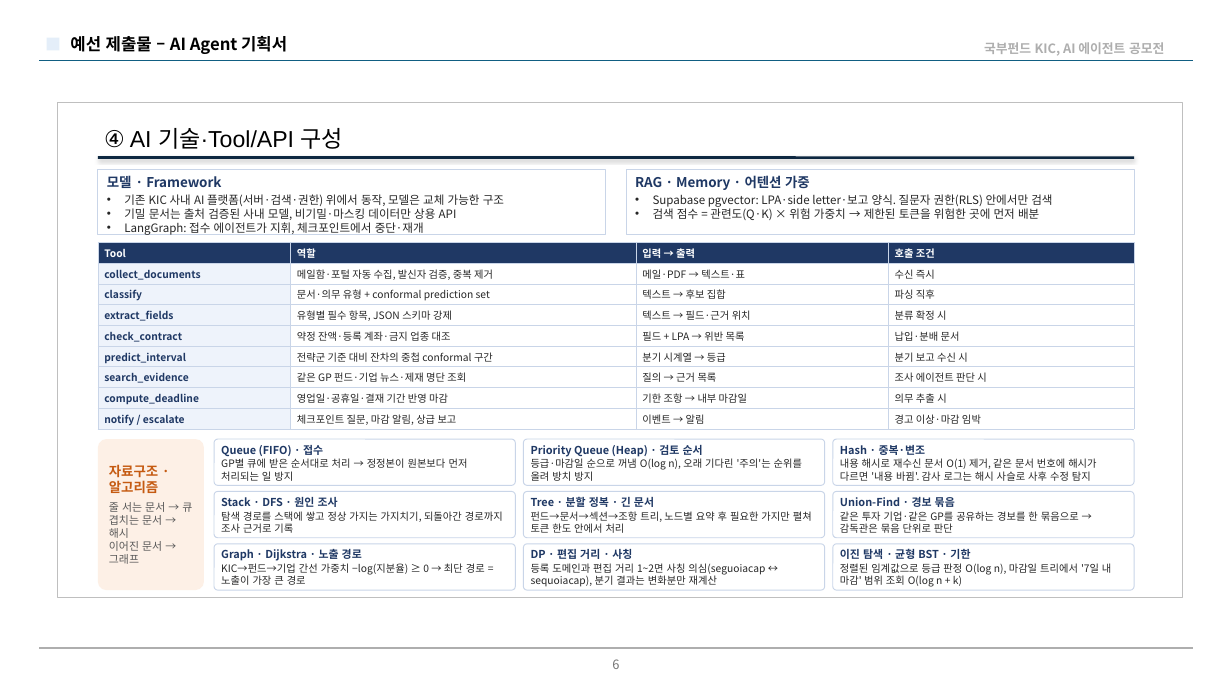
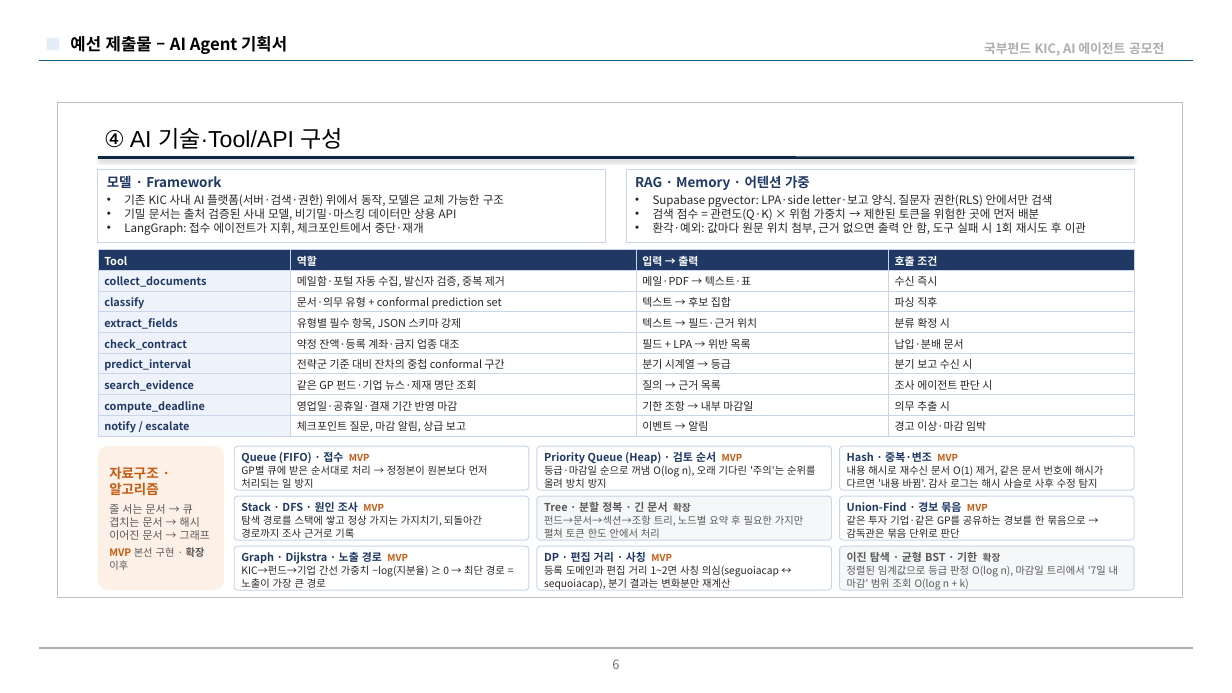
Before and after one commit to Chaewon-Park-STUDY/KIC-AI-Agent-2026, a slide deck: slide 6 of docs/proposal/HumanSight_proposal_draft_v7.pptx. Drawn at 1232x693 pixels with LibreOffice and Linux fonts; fonts in the diff are those of the drawing; background and template pictures are left out. Boxes give left, top, right and bottom in pixels: in the first picture for what was removed or moved away, otherwise in the second. Text is boxed around its words. In the diff, an @@ line names an element or a change of style, - is before the commit and + after.

```diff
--- a/docs/proposal/HumanSight_proposal_draft_v7.pptx
+++ b/docs/proposal/HumanSight_proposal_draft_v7.pptx
@@ rectangle "모델 · Framework": place and size @@
-rectangle "모델 · Framework" at [98,170,606,235]
+rectangle "모델 · Framework" at [98,170,606,243]
@@ rectangle "RAG · Memory · 어텐션 ...": place and size @@
-rectangle "RAG · Memory · 어텐션 ..." at [627,170,1135,235]
+rectangle "RAG · Memory · 어텐션 ..." at [627,170,1135,243]
@@ text in rectangle at [653,222,1086,234]: paragraph added @@
+• 환각·예외: 값마다 원문 위치 첨부, 근거 없으면 출력 안 함, 도구 실패 시 1회 재시도 후 이관
@@ table at [98,250,1134,437] @@
@@ size 8 to 8.5 pt @@
@@ table: place and size @@
-table at [98,242,1134,430]
+table at [98,250,1134,437]
@@ rounded rectangle "자료구조 · 알고리즘": place and size @@
-rounded rectangle "자료구조 · 알고리즘" at [98,439,204,590]
+rounded rectangle "자료구조 · 알고리즘" at [98,446,225,591]
@@ rounded rectangle "Queue (FIFO) · 접수 MVP": place and size @@
-rounded rectangle "Queue (FIFO) · 접수 MVP" at [214,439,516,485]
+rounded rectangle "Queue (FIFO) · 접수 MVP" at [235,446,530,491]
@@ rounded rectangle "Priority Queue (Heap) · 검토 ...": place and size @@
-rounded rectangle "Priority Queue (Heap) · 검토 ..." at [524,439,825,485]
+rounded rectangle "Priority Queue (Heap) · 검토 ..." at [537,446,832,491]
@@ rounded rectangle "Hash · 중복·변조 MVP": place and size @@
-rounded rectangle "Hash · 중복·변조 MVP" at [833,439,1134,485]
+rounded rectangle "Hash · 중복·변조 MVP" at [840,446,1135,491]
@@ text in rounded rectangle at [241,452,370,463]: text changed @@
-Queue (FIFO) · 접수
+Queue (FIFO) · 접수 MVP
@@ text in rounded rectangle at [544,452,743,464]: text changed @@
-Priority Queue (Heap) · 검토 순서
+Priority Queue (Heap) · 검토 순서 MVP
@@ text in rounded rectangle at [847,452,958,462]: text changed @@
-Hash · 중복·변조
+Hash · 중복·변조 MVP
@@ rounded rectangle "Stack · DFS · 원인 ...": place and size @@
-rounded rectangle "Stack · DFS · 원인 ..." at [214,492,516,538]
+rounded rectangle "Stack · DFS · 원인 ..." at [235,496,530,541]
@@ text in rounded rectangle at [241,502,384,512]: text changed @@
-Stack · DFS · 원인 조사
+Stack · DFS · 원인 조사 MVP
@@ rounded rectangle "Tree · 분할 정복 · ..." at [537,496,832,541]: fill none to #F6F7F9 @@
@@ rounded rectangle "Tree · 분할 정복 · ...": place and size @@
-rounded rectangle "Tree · 분할 정복 · ..." at [524,492,825,538]
+rounded rectangle "Tree · 분할 정복 · ..." at [537,496,832,541]
@@ text in rounded rectangle at [544,502,691,512]: text changed; text colour #1F3864 to #595959 @@
-Tree · 분할 정복 · 긴 문서
+Tree · 분할 정복 · 긴 문서 확장
@@ rounded rectangle "Union-Find · 경보 묶음 MVP": place and size @@
-rounded rectangle "Union-Find · 경보 묶음 MVP" at [833,492,1134,538]
+rounded rectangle "Union-Find · 경보 묶음 MVP" at [840,496,1135,541]
@@ text in rounded rectangle at [847,499,988,514]: text changed @@
-Union-Find · 경보 묶음
+Union-Find · 경보 묶음 MVP
@@ text in rounded rectangle at [109,530,210,540]: more space between paragraphs @@
@@ text in rounded rectangle at [544,515,803,538]: text colour #262626 to #595959 in "펀드→문서→섹션→조항 트리, 노드별 요약 후 필요한 가지만 ..." @@
@@ text in rounded rectangle at [109,547,205,570]: paragraph added @@
+MVP 본선 구현 · 확장 이후
@@ rounded rectangle "Graph · Dijkstra · 노출 ...": place and size @@
-rounded rectangle "Graph · Dijkstra · 노출 ..." at [214,544,516,591]
+rounded rectangle "Graph · Dijkstra · 노출 ..." at [235,546,530,591]
@@ text in rounded rectangle at [241,552,408,564]: text changed @@
-Graph · Dijkstra · 노출 경로
+Graph · Dijkstra · 노출 경로 MVP
@@ rounded rectangle "DP · 편집 거리 · ...": place and size @@
-rounded rectangle "DP · 편집 거리 · ..." at [524,544,825,591]
+rounded rectangle "DP · 편집 거리 · ..." at [537,546,832,591]
@@ text in rounded rectangle at [544,552,672,562]: text changed @@
-DP · 편집 거리 · 사칭
+DP · 편집 거리 · 사칭 MVP
@@ rounded rectangle "이진 탐색 · 균형 BST ...": place and size @@
-rounded rectangle "이진 탐색 · 균형 BST ..." at [833,544,1134,591]
+rounded rectangle "이진 탐색 · 균형 BST ..." at [840,546,1135,591]
@@ rounded rectangle "이진 탐색 · 균형 BST ..." at [840,546,1135,591]: fill none to #F6F7F9 @@
@@ text in rounded rectangle at [847,552,1001,562]: text changed; text colour #1F3864 to #595959 @@
-이진 탐색 · 균형 BST · 기한
+이진 탐색 · 균형 BST · 기한 확장
@@ text in rounded rectangle at [847,565,1118,590]: text colour #262626 to #595959 in "정렬된 임계값으로 등급 판정 O(log n), 마감일 ..." @@
```
Also in this commit, not shown: 7 other slides changed, 3 other files.
